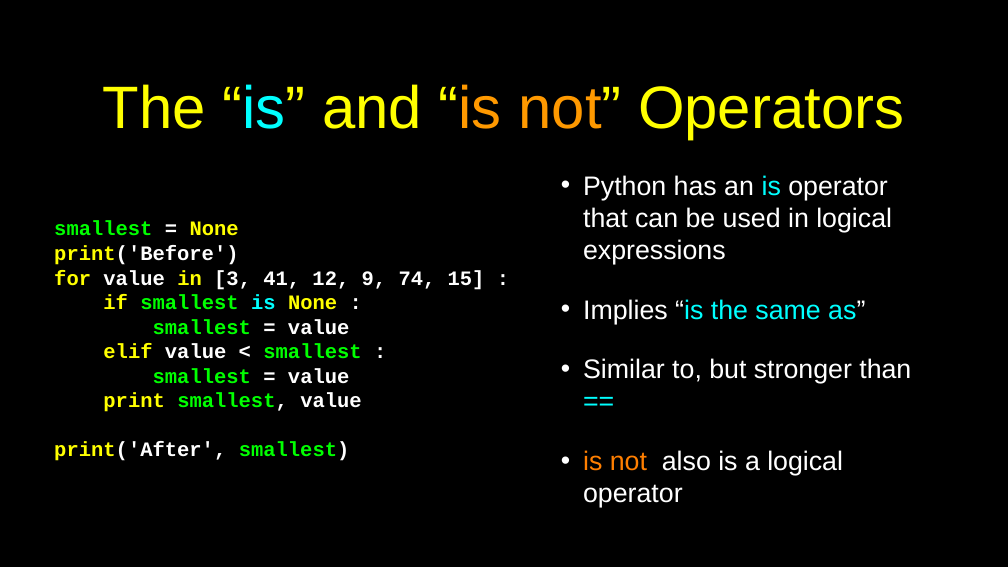
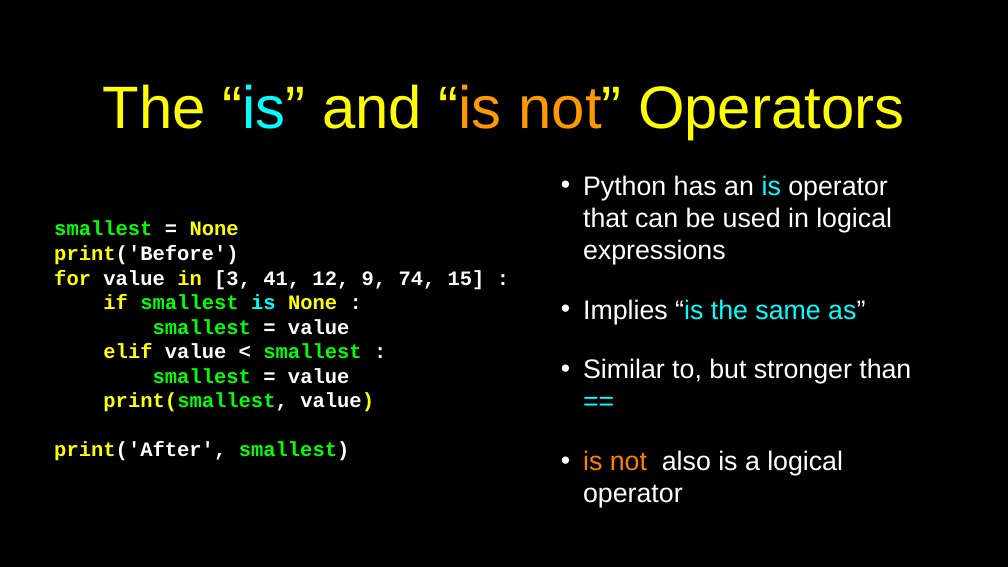
Before and after one commit to csev/py4e, a slide deck: slide 51 of lectures3/Pythonlearn-05-Iterations.pptx. Drawn at 1008x567 pixels with LibreOffice and Linux fonts; fonts in the diff are those of the drawing. Boxes give left, top, right and bottom in pixels: in the first picture for what was removed or moved away, otherwise in the second. Text is boxed around its words. In the diff, an @@ line names an element or a change of style, - is before the commit and + after.

```diff
--- a/lectures3/Pythonlearn-05-Iterations.pptx
+++ b/lectures3/Pythonlearn-05-Iterations.pptx
@@ text at [103,393,374,412]: text changed @@
-print smallest, value
+print(smallest, value)
```
Also in this commit, not shown: 3 other slides changed, 7 other files.
